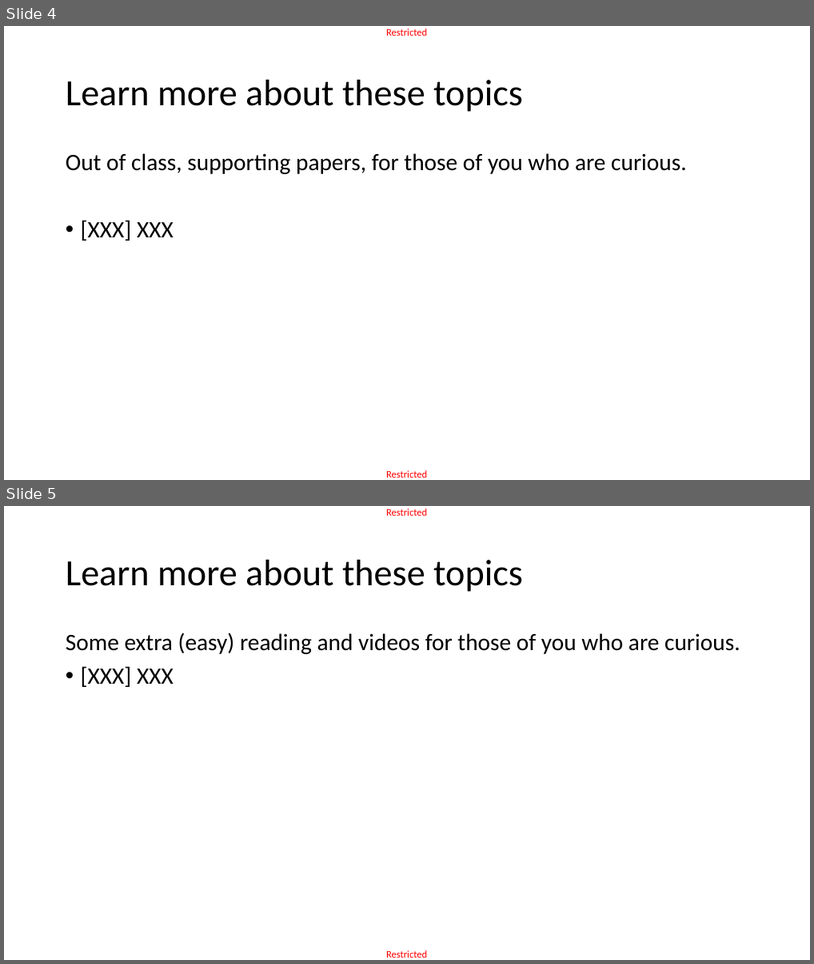
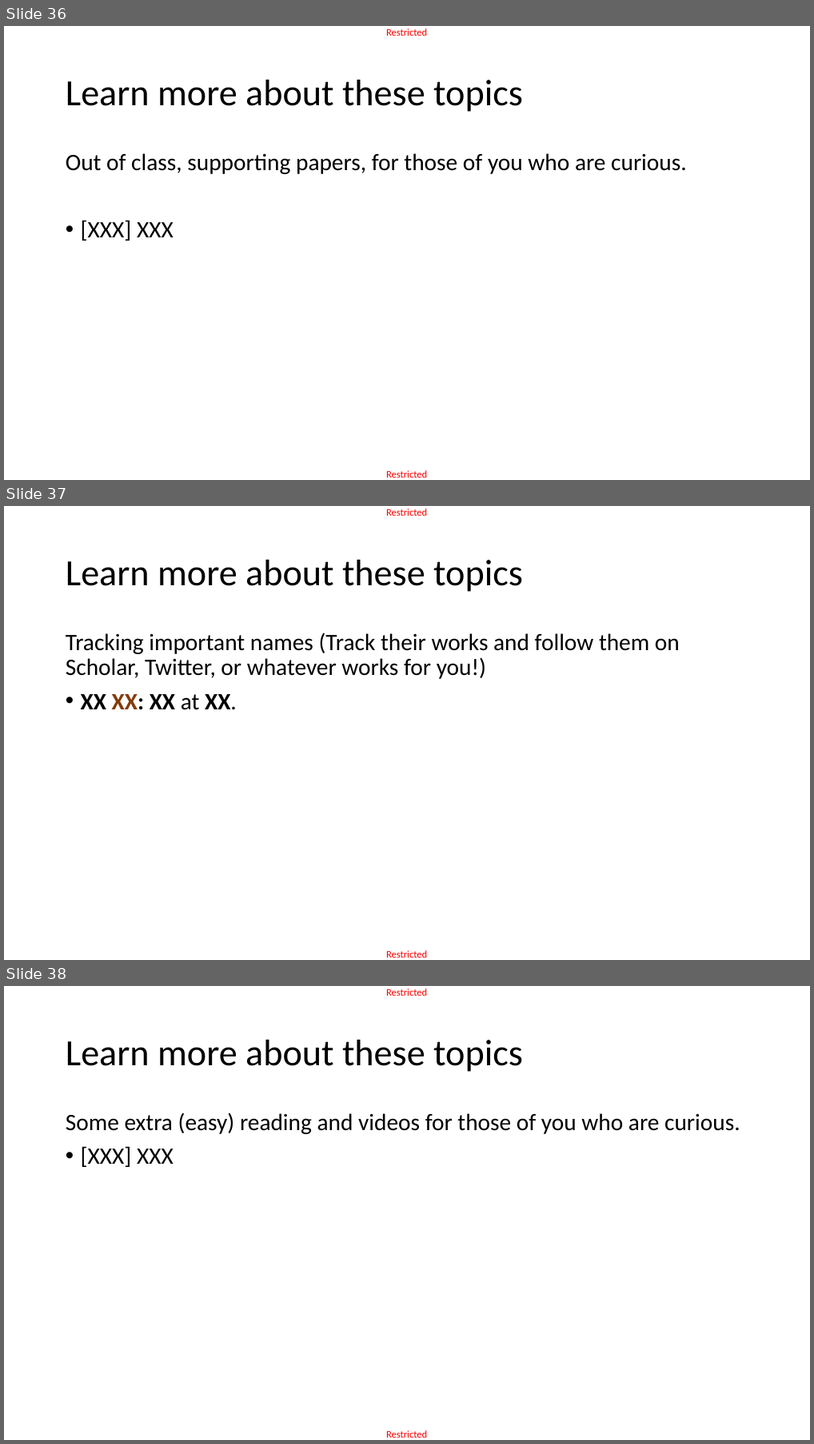
Before and after one commit to matthieudemari/SUTD_DL_50_039, a slide deck: W5/0. All/W5.pptx. Shown one above the other, each under a label of ours: slides 4 and 5 before the commit, slides 36, 37 and 38 after it. The pictures are 814x964 and 814x1444 pixels, drawn with LibreOffice and Linux fonts; fonts in the diff are those of the drawing. Boxes give left, top, right and bottom in pixels: in the first picture for what was removed or moved away, otherwise in the second. Text is boxed around its words. In the diff, an @@ line names an element or a change of style, - is before the commit and + after.

```diff
--- a/W5/0. All/W5.pptx
+++ b/W5/0. All/W5.pptx
@@ slide 37 added at <box>4,506,810,960</box>, background #FFFFFF; not listed: 2 template elements that a slide beside it also shows @@
@@ title added at <box>66,560,523,592</box>, 44 pt, text #000000 @@
+Learn more about these topics
@@ text added at <box>66,632,680,710</box>, 28 pt, text #000000 @@
+Tracking important names (Track their works and follow them on Scholar, Twitter, or whatever works for you!)
+• XX XX: XX at XX.
@@ what was slide 4 is now slide 36 @@
@@ what was slide 5 is now slide 38 @@
```
Also in this commit, not shown: 3 slides changed, 32 other slides added, 6 other files.
